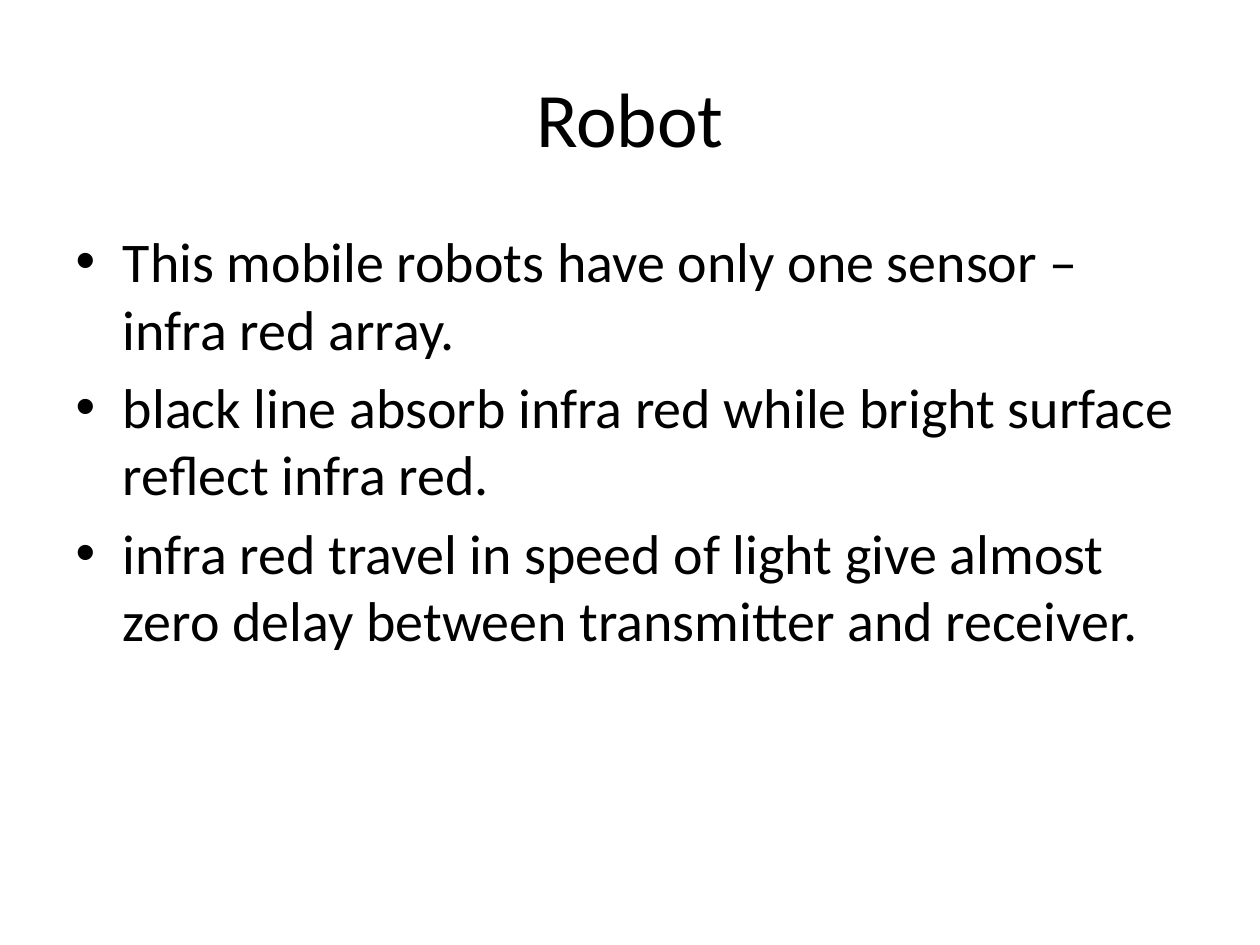
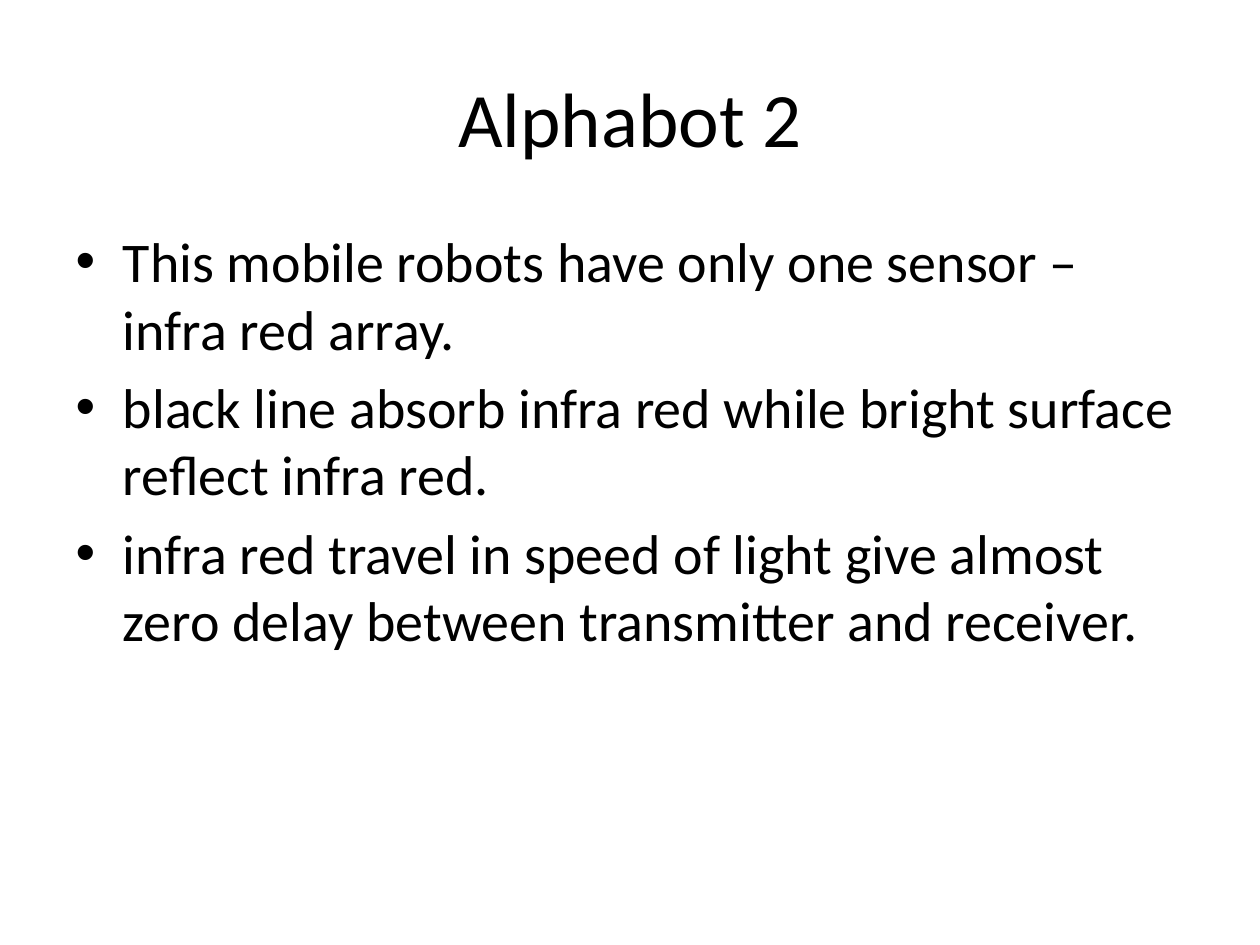
Before and after one commit to skyap/Intro-AI-Robotics, a slide deck: slide 3 of slides/20.Line Following Robot.pptx. Drawn at 1260x945 pixels with LibreOffice and Linux fonts; fonts in the diff are those of the drawing. Boxes give left, top, right and bottom in pixels: in the first picture for what was removed or moved away, otherwise in the second. Text is boxed around its words. In the diff, an @@ line names an element or a change of style, - is before the commit and + after.

```diff
--- a/slides/20.Line Following Robot.pptx
+++ b/slides/20.Line Following Robot.pptx
@@ title at <box>458,93,801,160</box>: text changed @@
-Robot
+Alphabot 2
```
Also in this commit, not shown: 3 other slides changed, 5 slides added, 3 slides removed, 16 other files.
